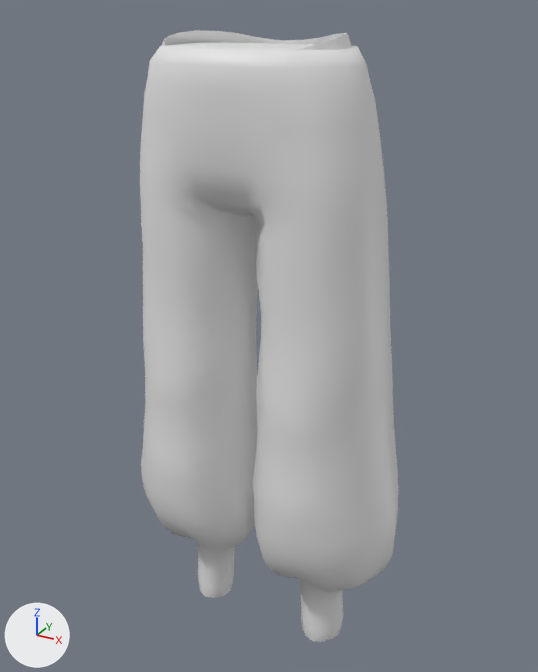
Two versions of the FBX model Assets/BoZo_StylizedModularCharacters/Outfits/Base/Bottom/Outfit_Bottom_BaggyPantsAnkles/BSMC_Outfit_Bottom_BaggyPantsAnkles.fbx, one commit apart.
Camera for both pictures: a 50 mm lens placed at (0.519, -0.931, 1.126), pointed at (-0.002, 0.016, 0.652). The axes (+X, +Y, +Z) are drawn at lower left. The lights are the same throughout. Materials are left out; every surface is plain grey.

Before the edit, the objects in view are built like this:
```python
me_mesh = bpy.data.meshes.new('Mesh')
me_mesh.from_pydata(...)  # 887 vertices, 878 faces; spans x -23.3..23.3, y 10.9..109.8, z -12.1..13.1
# faces by material slot: [56, 822]
me_mesh.materials.append(mat_bsmc_skin_01_mat)
me_mesh.materials.append(mat_outfit_bottom_baggypantsankles_mat)
ob_outfit_bottom_baggypantsankles = bpy.data.objects.new('Outfit_Bottom_BaggyPantsAnkles', me_mesh)
ob_outfit_bottom_baggypantsankles.location = (0.0, 0.0, 0.0)
ob_outfit_bottom_baggypantsankles.rotation_euler = (1.571, 0.0, 0.0)  # degrees (90, 0, 0)
ob_outfit_bottom_baggypantsankles.scale = (0.01, 0.01, 0.01)
```
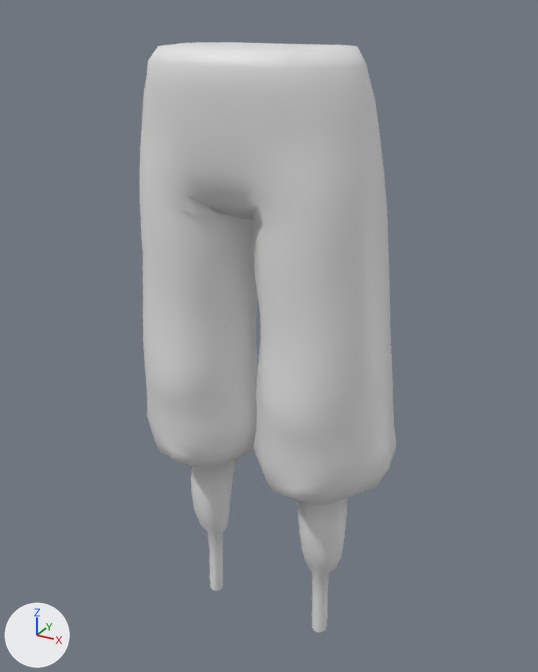
The newer file adds a shape key; the second version is drawn at full value of the shape key 'Tag_HighKnee' of 'Bottom_BaggyPantsAnkles', and the change is written as the vertex moves it makes.

Where the change shows, as pixel boxes (x1, y1, x2, y2) in the pictures (538 x 672 px; the box of a moved part takes in the faces that stretch with it):
'Outfit_Bottom_BaggyPantsAnkles', reshaped: before (140, 30, 398, 641); after (140, 42, 397, 633)
part 1 of me_mesh, deleted: before (162, 30, 351, 50)
part 2 of me_mesh, moved or reshaped: before (141, 358, 398, 641); after (145, 349, 397, 633)
part 3 of me_mesh, moved or reshaped: (140, 42, 372, 365) in both

Diff of the bpy script that builds the scene:
```diff
--- a/Assets/BoZo_StylizedModularCharacters/Outfits/Base/Bottom/Outfit_Bottom_BaggyPantsAnkles/BSMC_Outfit_Bottom_BaggyPantsAnkles.fbx.py
+++ b/Assets/BoZo_StylizedModularCharacters/Outfits/Base/Bottom/Outfit_Bottom_BaggyPantsAnkles/BSMC_Outfit_Bottom_BaggyPantsAnkles.fbx.py
@@ me_mesh @@
 # used by ob_outfit_bottom_baggypantsankles; location = (0.0, 0.0, 0.0); rotation_euler = (1.571, 0.0, 0.0), in degrees (90, 0, 0); scale = (0.01, 0.01, 0.01)
-me_mesh.from_pydata(...)  # 887 vertices, 878 faces; spans x -23.3..23.3, y 10.9..109.8, z -12.1..13.1
+me_mesh.from_pydata(...)  # 799 vertices, 822 faces; spans x -21.7..21.7, y 10.9..108.2, z -12.3..13.9
+# me_mesh part 1: the loose piece of 86 vertices spanning x -14.2..14.2, y 100.1..109.8, z -9.3..11.8 is deleted
+# me_mesh part 2: 272 vertices moved from x -23.3..23.3, y 11.4..59.0, z -12.1..12.7 to x -21.7..21.7, y 11.4..59.1, z -12.3..12.1; 54 vertices removed from x -14.1..14.1, y 10.9..19.0, z -3.8..3.4; 54 vertices added at x -11.9..11.9, y 10.9..19.0, z -1.3..1.3
+# me_mesh part 3: 218 vertices moved from x -15.3..15.3, y 71.7..108.2, z -10.8..13.1 to x -15.3..15.3, y 71.7..108.2, z -10.9..13.9; 2 vertices removed from x 0.0, y 100.9..106.2, z -10.5..-8.3
```
